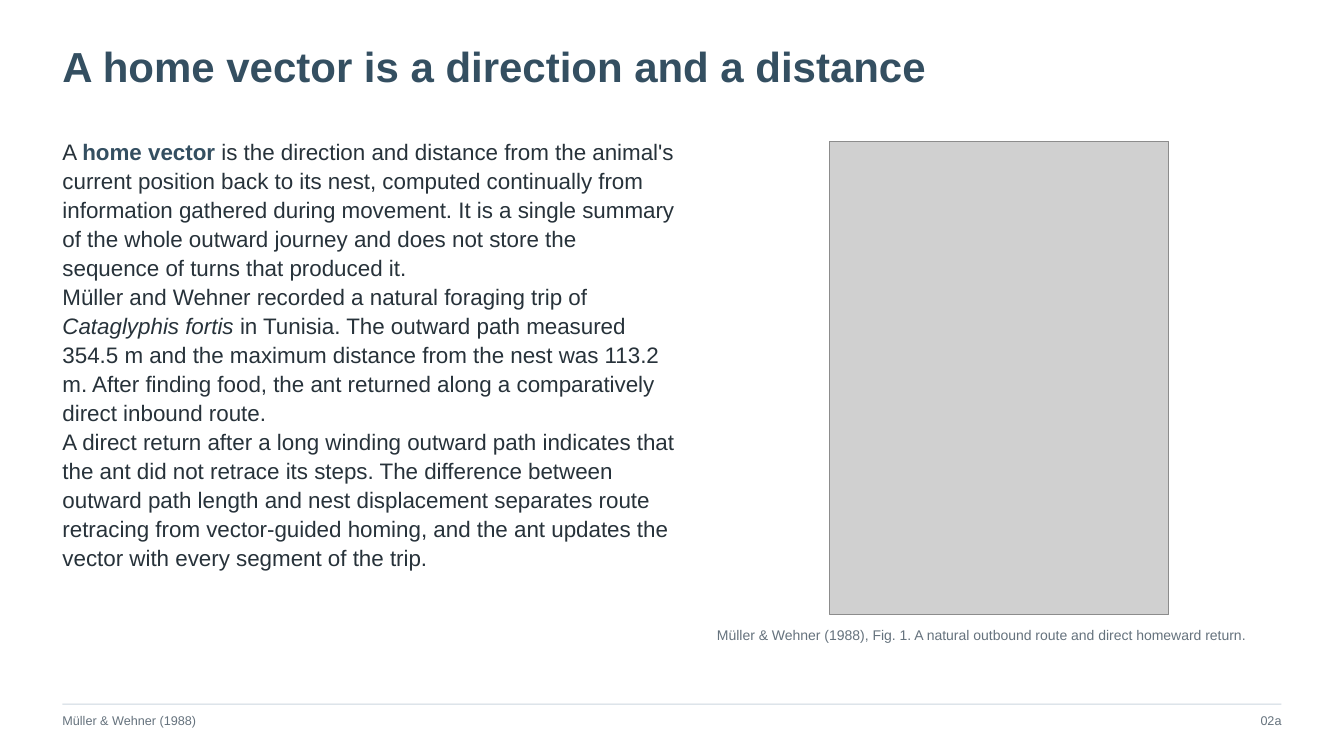
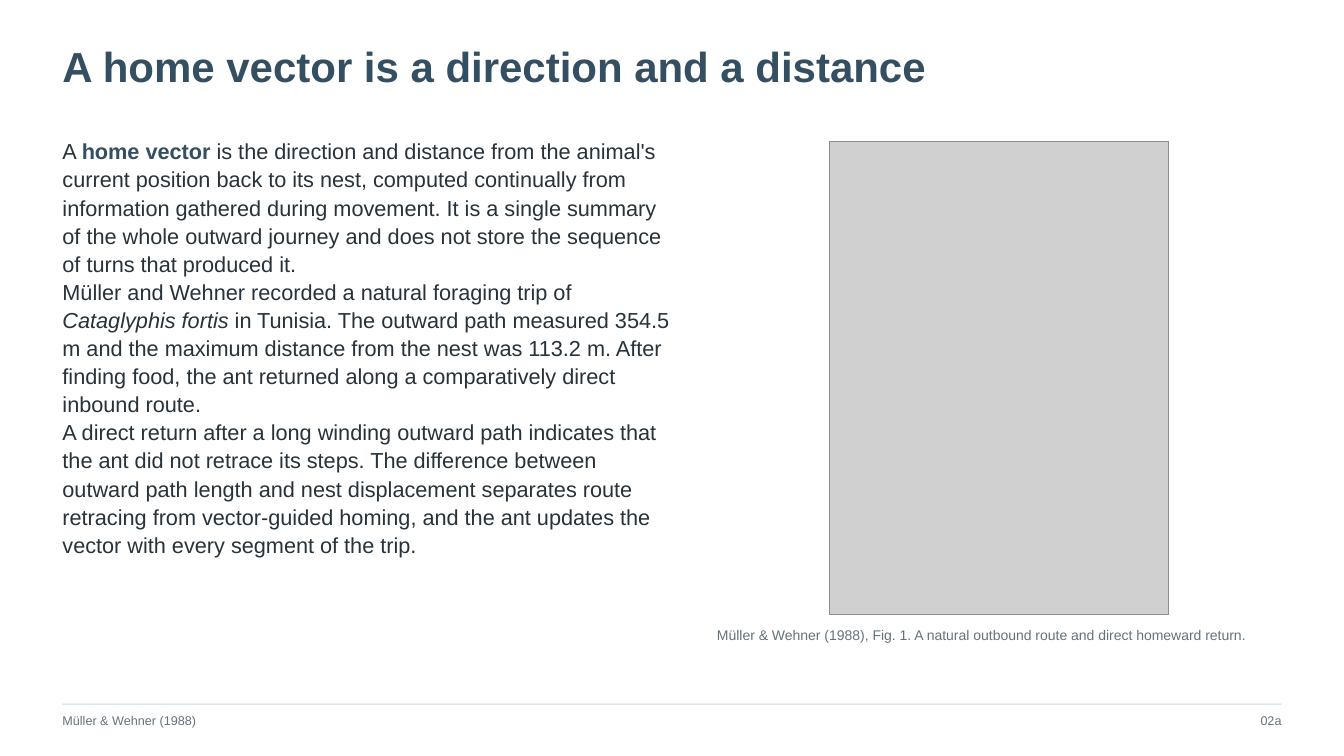
Before and after one commit to jordanxxlopez/NEUROETHOLOGY, a slide deck: slide 3 of scaffolded/Neuroethology_Lecture28_FA2026_SCAFFOLDED.pptx. Drawn at 1344x756 pixels with LibreOffice and Linux fonts; fonts in the diff are those of the drawing; grey boxes stand for pictures. Boxes give left, top, right and bottom in pixels: in the first picture for what was removed or moved away, otherwise in the second. Text is boxed around its words. In the diff, an @@ line names an element or a change of style, - is before the commit and + after.

```diff
--- a/scaffolded/Neuroethology_Lecture28_FA2026_SCAFFOLDED.pptx
+++ b/scaffolded/Neuroethology_Lecture28_FA2026_SCAFFOLDED.pptx
@@ text "A home vector is the ..." at (x1=62, y1=143, x2=669, y2=558): size 16 to 15.5 pt @@
```
Also in this commit, not shown: 16 other slides changed, 21 other files.
